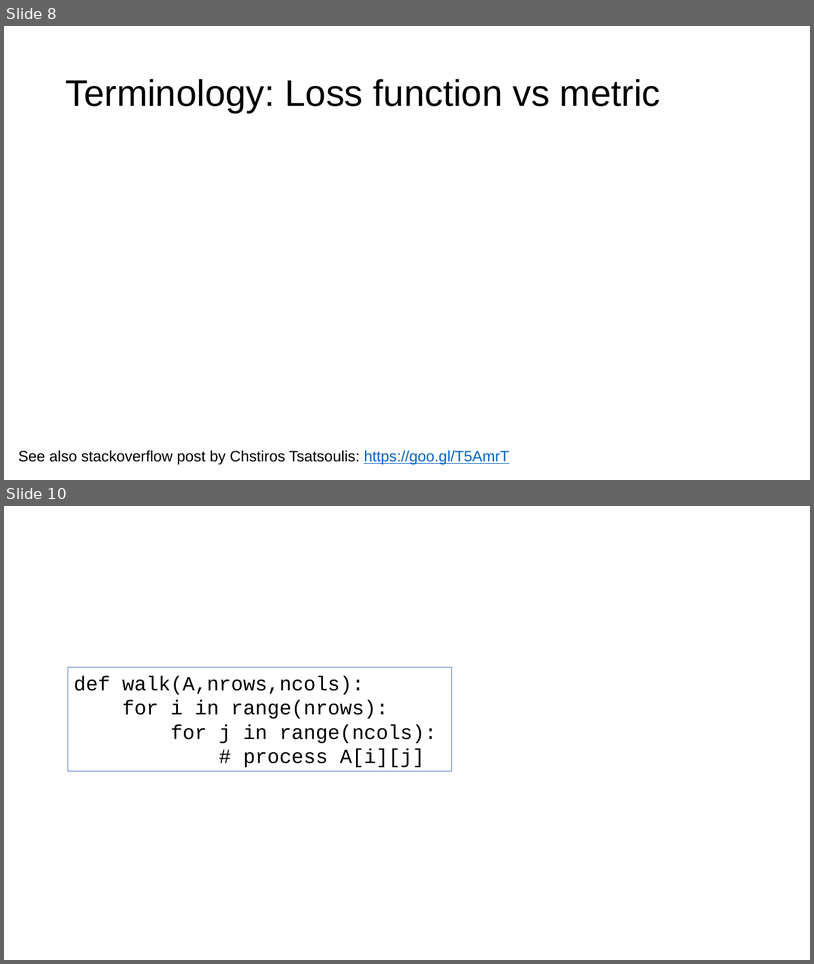
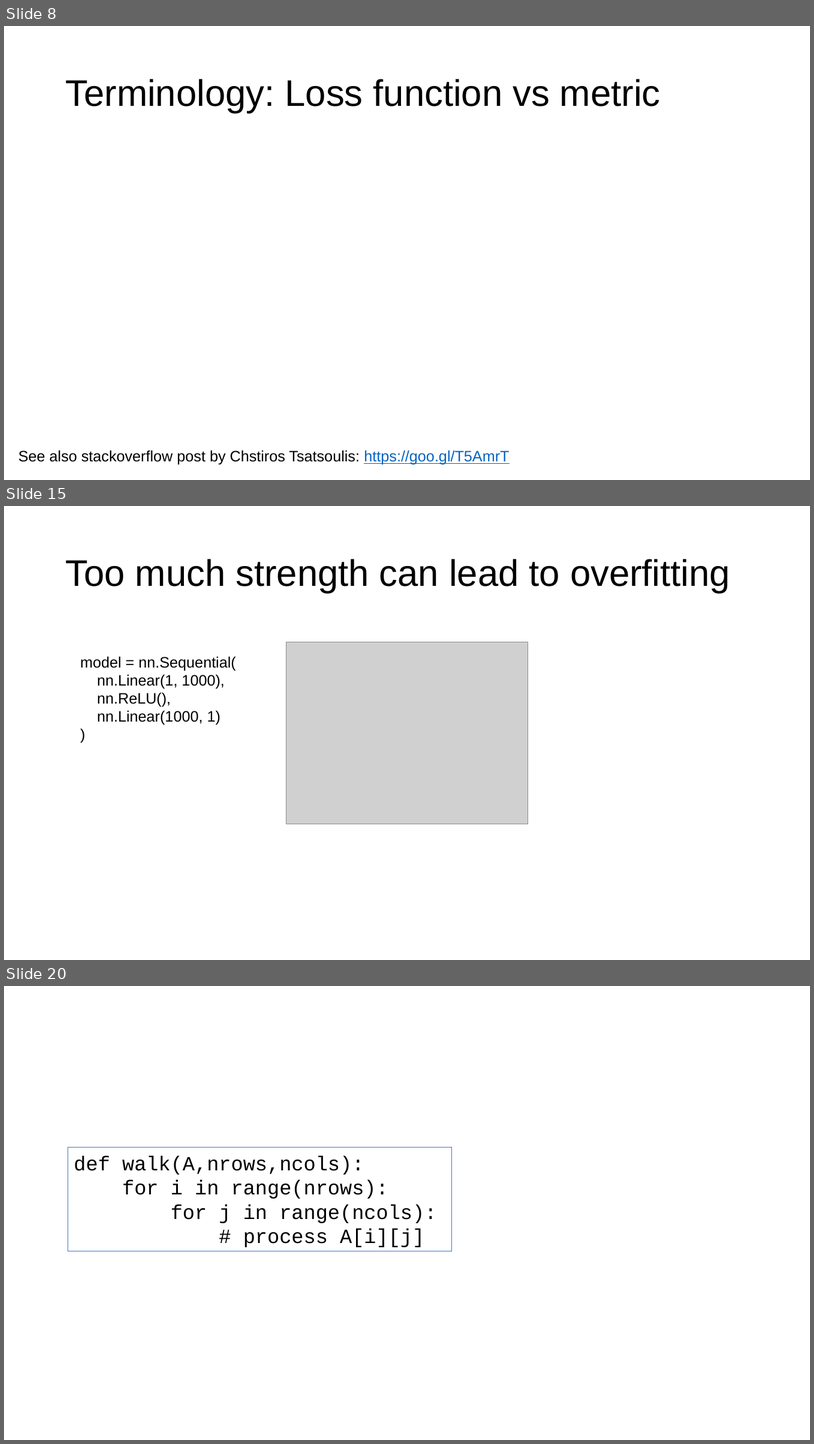
Before and after one commit to parrt/fundamentals-of-deep-learning, a slide deck: lectures/intro.pptx. Shown one above the other, each under a label of ours: slides 8 and 10 before the commit, slides 8, 15 and 20 after it; the slides between them are not shown. The pictures are 814x964 and 814x1444 pixels, drawn with LibreOffice and Linux fonts; fonts in the diff are those of the drawing; grey boxes stand for pictures; background and template pictures are left out. Boxes give left, top, right and bottom in pixels: in the first picture for what was removed or moved away, otherwise in the second. Text is boxed around its words. In the diff, an @@ line names an element or a change of style, - is before the commit and + after.

```diff
--- a/lectures/intro.pptx
+++ b/lectures/intro.pptx
@@ slide 15 added at (x1=4, y1=506, x2=810, y2=960), background #FFFFFF @@
@@ title added at (x1=65, y1=559, x2=731, y2=593), 44 pt, text #000000 @@
+Too much strength can lead to overfitting
@@ picture added at (x1=287, y1=642, x2=528, y2=823) @@
@@ text added at (x1=80, y1=656, x2=236, y2=725), 18 pt, text #000000 @@
+model = nn.Sequential(
+nn.Linear(1, 1000),
+nn.ReLU(),
+nn.Linear(1000, 1)
+)
@@ what was slide 10 is now slide 20 @@
```
Also in this commit, not shown: 3 slides changed, 9 other slides added, 5 other files.
